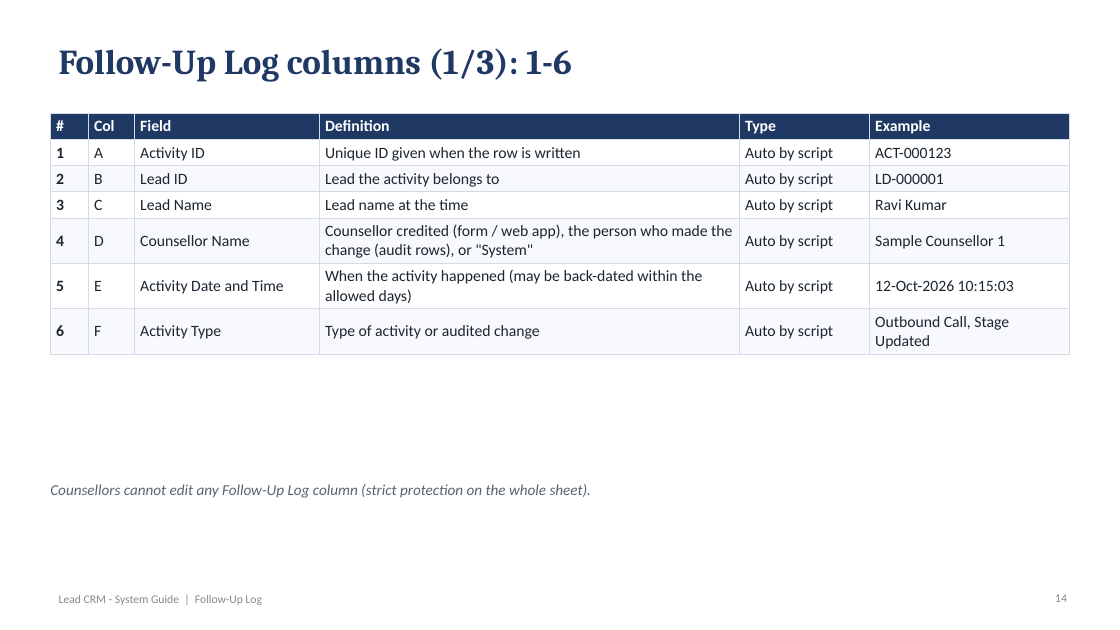
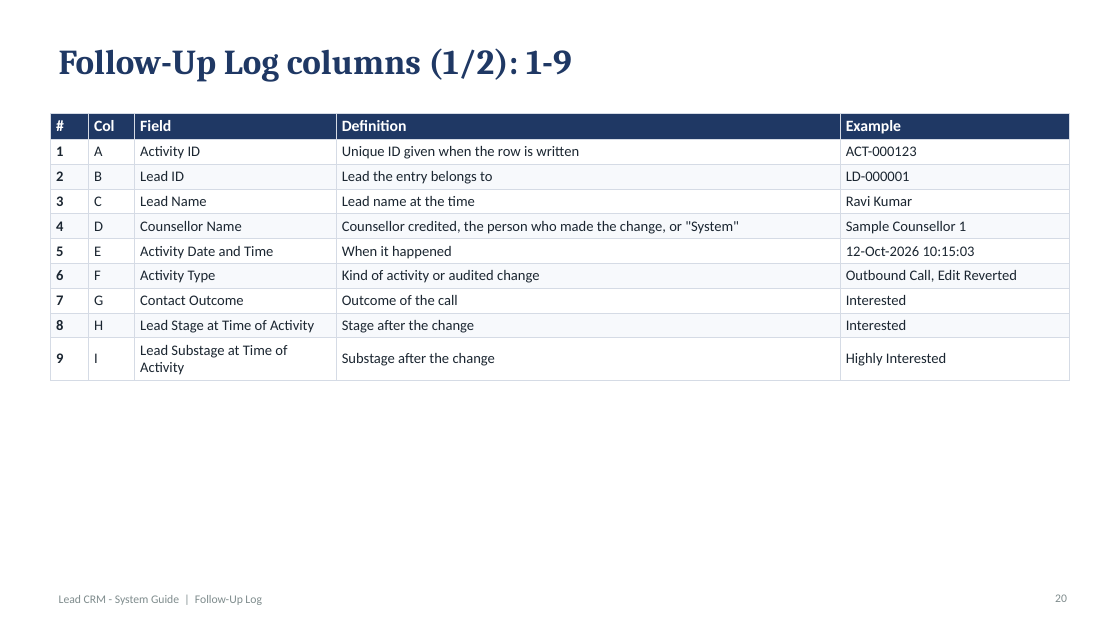
Before and after one commit to rahul123456789101112/call-centre-lead-crm, a slide deck: slide 20 of docs/Lead_CRM_System_Guide.pptx (slide 14 before the commit). Drawn at 1120x630 pixels with LibreOffice and Linux fonts; fonts in the diff are those of the drawing. Boxes give left, top, right and bottom in pixels: in the first picture for what was removed or moved away, otherwise in the second. Text is boxed around its words. In the diff, an @@ line names an element or a change of style, - is before the commit and + after.

```diff
--- a/docs/Lead_CRM_System_Guide.pptx
+++ b/docs/Lead_CRM_System_Guide.pptx
@@ title at (x1=59, y1=48, x2=572, y2=82): text changed @@
-Follow-Up Log columns (1/3): 1-6
+Follow-Up Log columns (1/2): 1-9
@@ table at (x1=50, y1=113, x2=1070, y2=379) @@
-# | Col | Field | Definition | Type | Example
-1 | A | Activity ID | Unique ID given when the row is written | Auto by script | ACT-000123
-2 | B | Lead ID | Lead the activity belongs to | Auto by script | LD-000001
-3 | C | Lead Name | Lead name at the time | Auto by script | Ravi Kumar
-4 | D | Counsellor Name | Counsellor credited (form / web app), the person who made the change (audit rows), or "System" | Auto by script | Sample Counsellor 1
-5 | E | Activity Date and Time | When the activity happened (may be back-dated within the allowed days) | Auto by script | 12-Oct-2026 10:15:03
-6 | F | Activity Type | Type of activity or audited change | Auto by script | Outbound Call, Stage Updated
+# | Col | Field | Definition | Example
+1 | A | Activity ID | Unique ID given when the row is written | ACT-000123
+2 | B | Lead ID | Lead the entry belongs to | LD-000001
+3 | C | Lead Name | Lead name at the time | Ravi Kumar
+4 | D | Counsellor Name | Counsellor credited, the person who made the change, or "System" | Sample Counsellor 1
+5 | E | Activity Date and Time | When it happened | 12-Oct-2026 10:15:03
+6 | F | Activity Type | Kind of activity or audited change | Outbound Call, Edit Reverted
+7 | G | Contact Outcome | Outcome of the call | Interested
+8 | H | Lead Stage at Time of Activity | Stage after the change | Interested
+9 | I | Lead Substage at Time of Activity | Substage after the change | Highly Interested
@@ text removed at (x1=50, y1=484, x2=592, y2=498) @@
-Counsellors cannot edit any Follow-Up Log column (strict protection on the whole sheet).
@@ page number at (x1=1055, y1=594, x2=1067, y2=602): text changed @@
-14
+20
```
Also in this commit, not shown: 51 other slides changed, 22 slides added, 13 slides removed.
